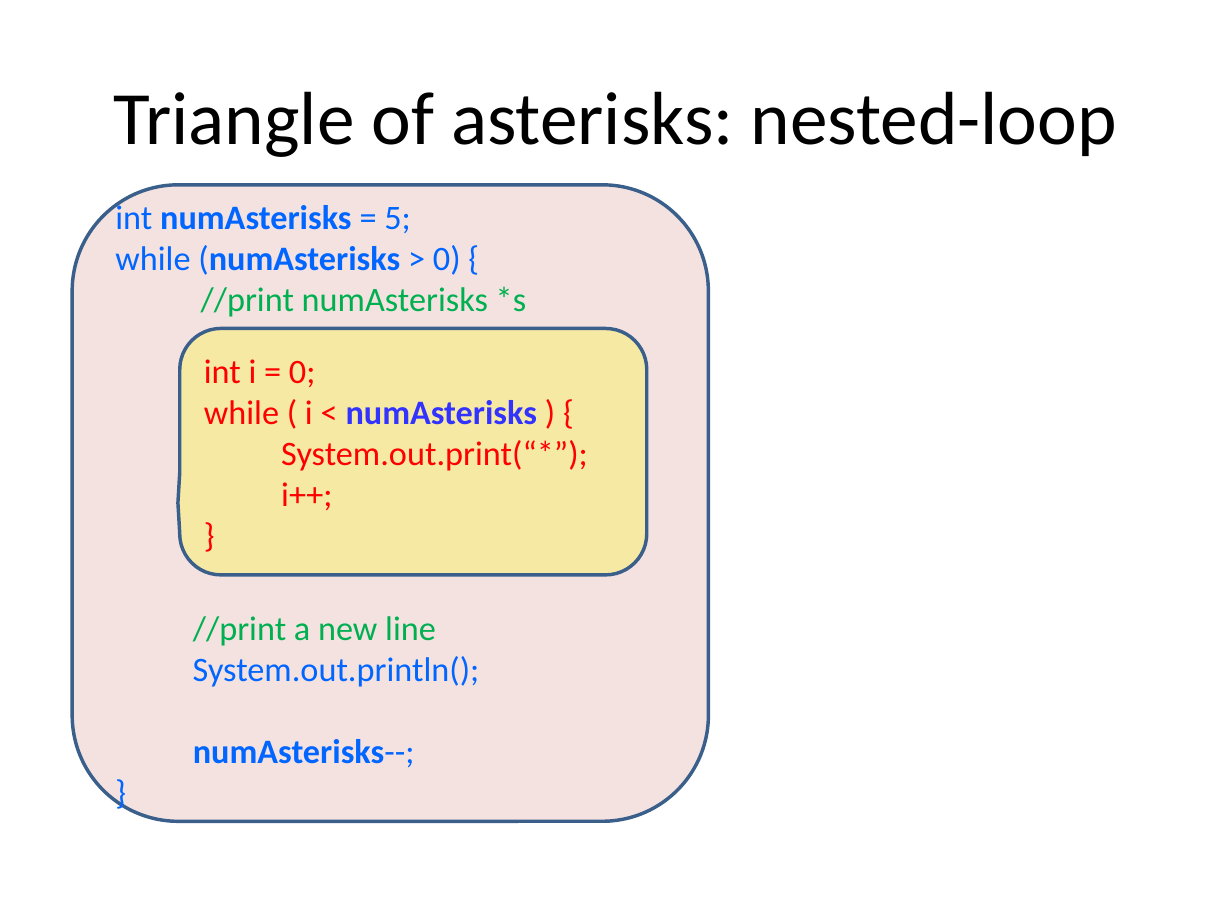
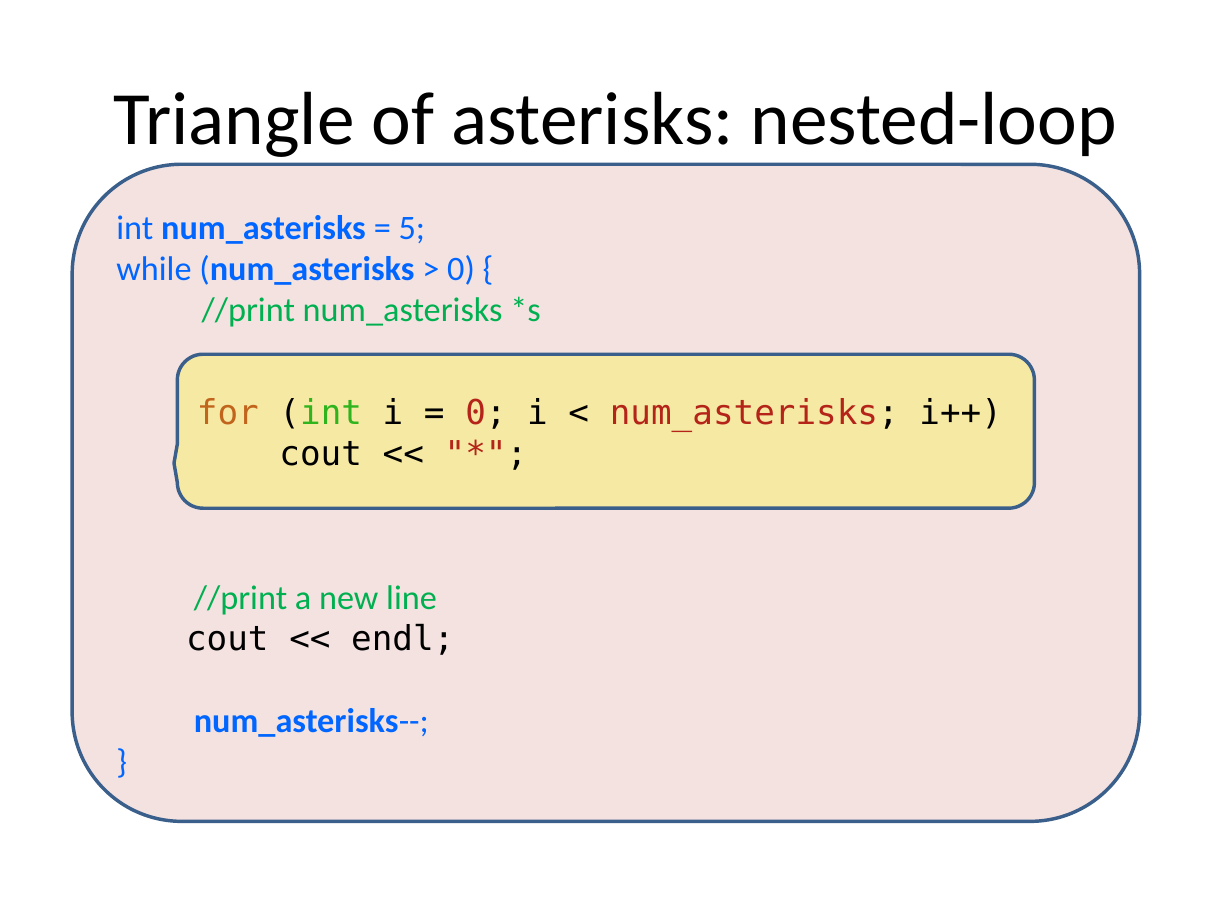
Before and after one commit to tong-yee/tong-yee.github.io, a slide deck: slide 20 of 135/slides/ch04/asterisk_pattern.pptx (slide 21 before the commit). Drawn at 1232x924 pixels with LibreOffice and Linux fonts; fonts in the diff are those of the drawing. Boxes give left, top, right and bottom in pixels: in the first picture for what was removed or moved away, otherwise in the second. Text is boxed around its words. In the diff, an @@ line names an element or a change of style, - is before the commit and + after.

```diff
--- a/135/slides/ch04/asterisk_pattern.pptx
+++ b/135/slides/ch04/asterisk_pattern.pptx
@@ rounded rectangle "int num_asterisks = 5;": place and size @@
-rounded rectangle "int num_asterisks = 5;" at <box>73,185,708,822</box>
+rounded rectangle "int num_asterisks = 5;" at <box>73,164,1140,821</box>
@@ text in rounded rectangle at <box>116,215,540,327</box>: text changed @@
-int numAsterisks = 5;
-while (numAsterisks > 0) {
-//print numAsterisks *s
+int num_asterisks = 5;
+while (num_asterisks > 0) {
+//print num_asterisks *s
@@ rounded speech box "for (int i = 0; ...": place and size @@
-rounded speech box "for (int i = 0; ..." at <box>180,329,647,575</box>
+rounded speech box "for (int i = 0; ..." at <box>177,355,1035,509</box>
@@ text in rounded speech box at <box>197,398,1002,466</box>: text changed; font Calibri to DejaVu Sans Mono; text colour #FF0000 to #000000 @@
-int i = 0;
-while ( i < numAsterisks ) {
-System.out.print(“*”);
-i++;
-}
+for (int i = 0; i < num_asterisks; i++)
+cout << "*";
@@ text in rounded rectangle at <box>186,623,454,737</box>: text changed @@
-System.out.println();
-numAsterisks--;
+cout << endl;
+num_asterisks--;
```
Also in this commit, not shown: 11 other slides changed, 6 slides added, 2 slides removed, 24 other files.
